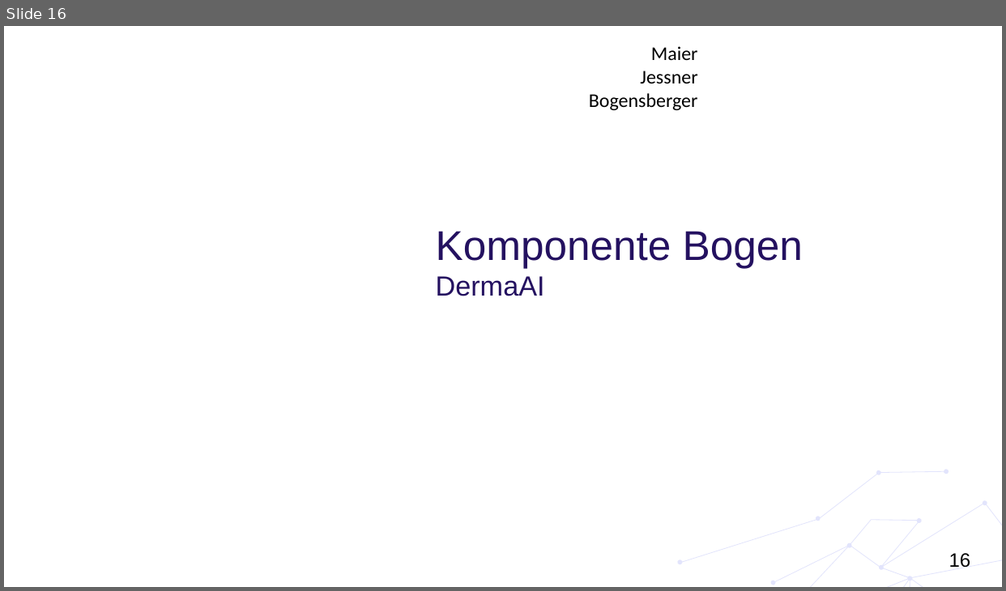
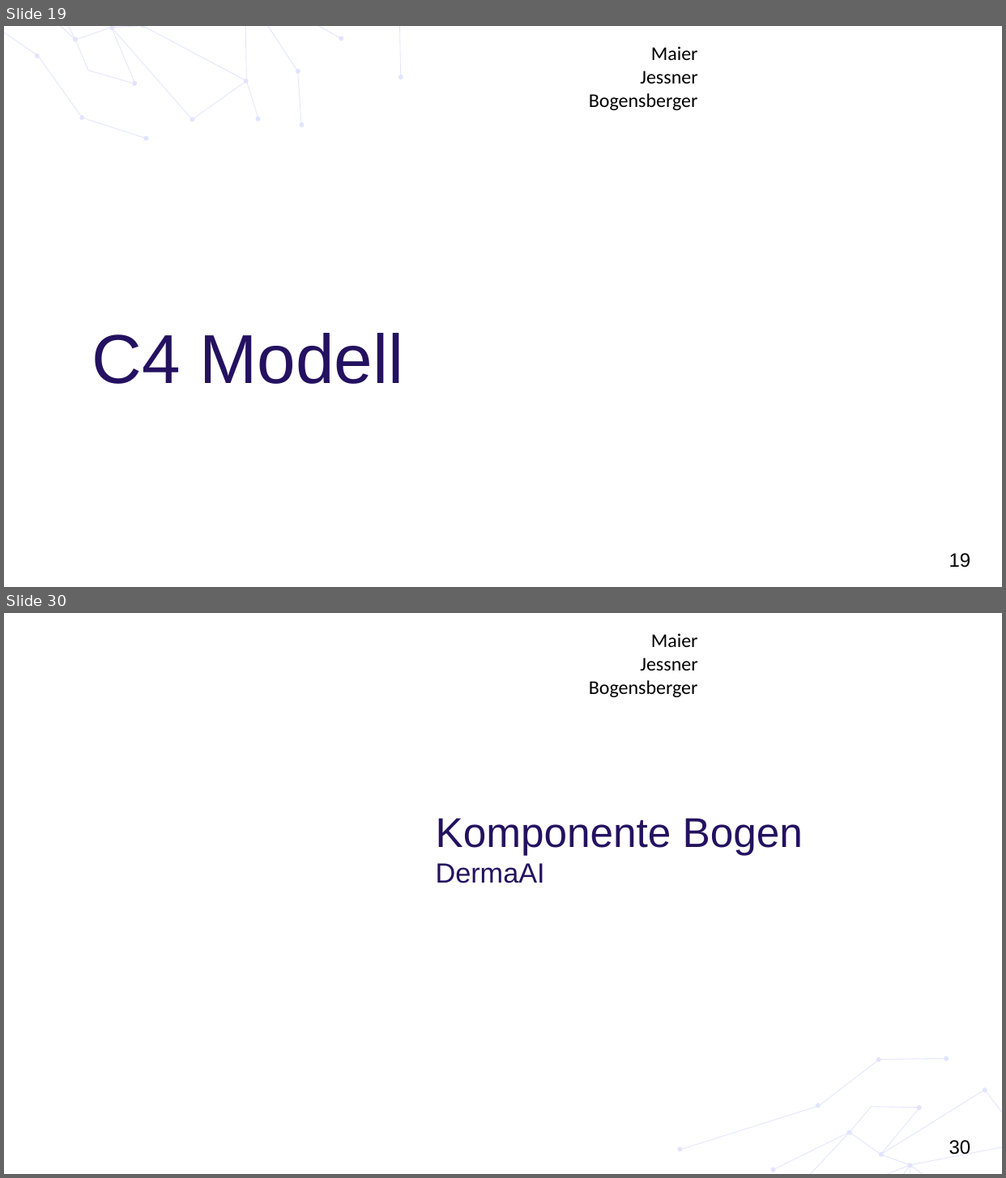
Before and after one commit to huthuthiddeli/DermaAI, a slide deck: documents/DA11_DermaAI_Präsentation3.pptx. Shown one above the other, each under a label of ours: slide 16 before the commit, slides 19 and 30 after it; the slides between them are not shown. The pictures are 1006x591 and 1006x1178 pixels, drawn with LibreOffice and Linux fonts; fonts in the diff are those of the drawing; background and template pictures are left out. Boxes give left, top, right and bottom in pixels: in the first picture for what was removed or moved away, otherwise in the second. Text is boxed around its words. In the diff, an @@ line names an element or a change of style, - is before the commit and + after.

Commit message:
added verteilungsdiagramm, ablaufdiagramm, componentdiagramm, c4model ai, updated presentation

```diff
--- a/documents/DA11_DermaAI_Präsentation3.pptx
+++ b/documents/DA11_DermaAI_Präsentation3.pptx
@@ slide 19 added at [4, 26, 1002, 587], background #FFFFFF; not listed: 2 template elements that a slide beside it also shows @@
@@ freeform shape added at [4, 26, 462, 165], fill #E2E4FC @@
@@ freeform shape added at [4, 26, 173, 141], fill #E2E4FC @@
@@ title added at [91, 333, 403, 384], 50 pt, text #241160 @@
+C4 Modell
@@ what was slide 16 is now slide 30 @@
@@ page number at [949, 1140, 971, 1155]: text changed @@
-16
+30
```
Also in this commit, not shown: 3 slides changed, 16 other slides added, 4 slides removed, 13 other files.
